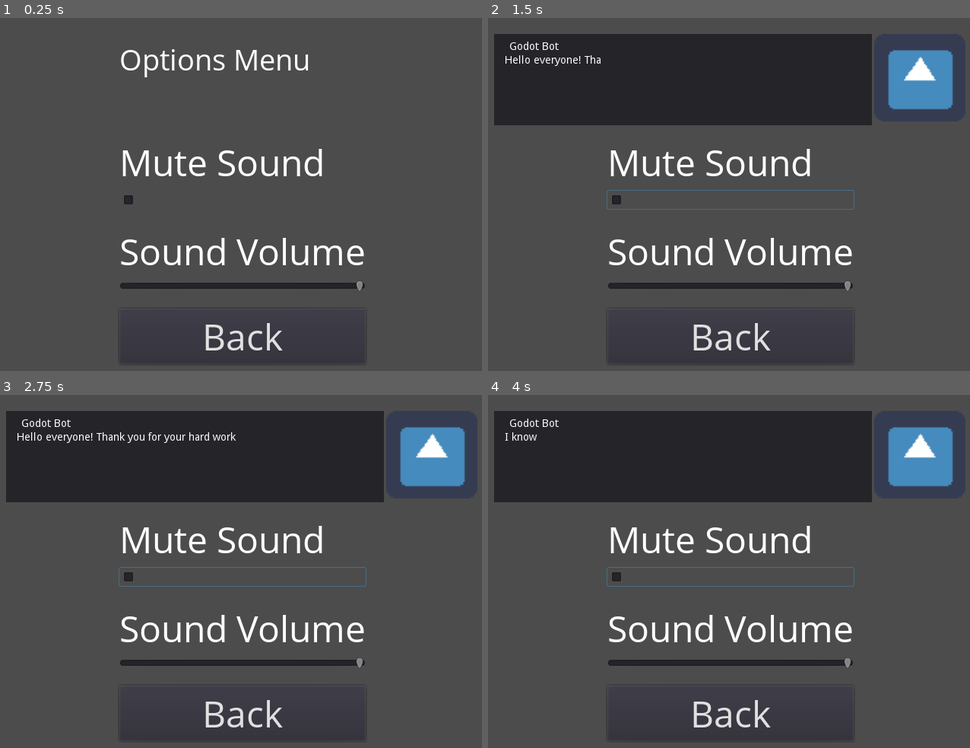
Above: before the commit, frames 1-4 (two rows, left to right).
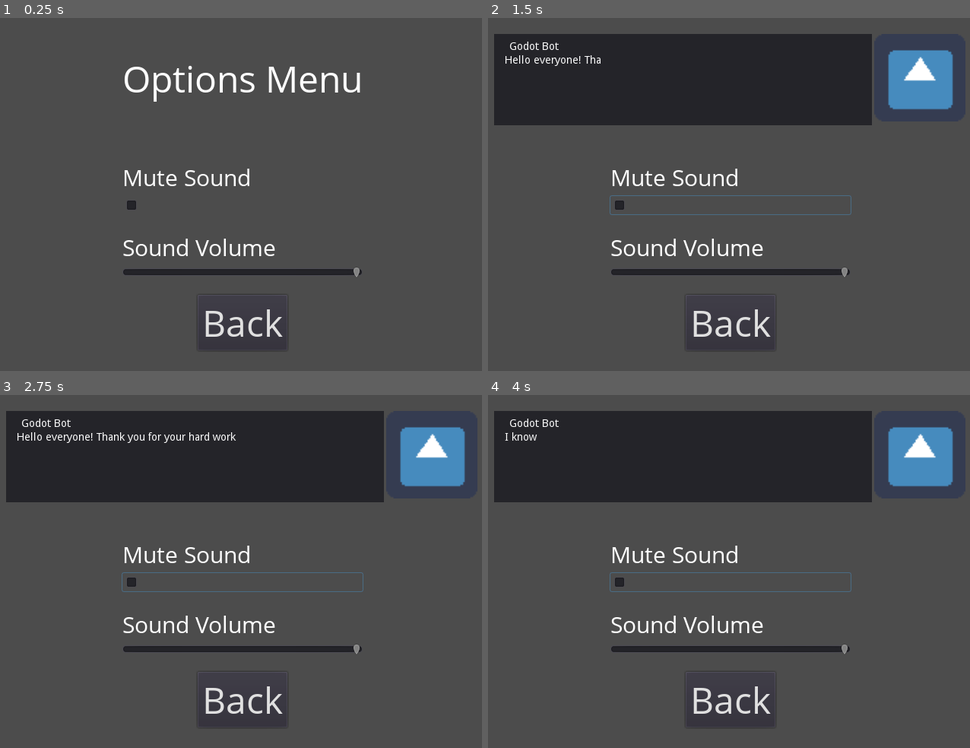
Above: after the commit, the same moments.

Repository: bkuon/Reverie
Game: Godot game, scene res://game/Options.tscn
Two runs of this game, one before a commit and one after it. Both use one fixed random seed, a clock stepped at 60 frames per second and the inputs below. This scene is started directly instead of the project's main scene. The engine's default icon, where the game draws it, is replaced by a stand-in: a white triangle on a blue panel in a dark square.
Inputs (mouse positions are in pixels of both pictures, inside the frame that each line leads up to; where the layout moved, square brackets give the same spot in the first picture):
- Up to frame 1 (0.25 s): no input
- Up to frame 2 (1.5 s): click (729, 205) [729, 201] at 0.5 s; tap Enter at 1.25 s; hold Right (ui_right) from 1.28 s (still down); tap A (enter_door) at 1.35 s
- Up to frame 3 (2.75 s): keep holding Right (ui_right); tap Up (ui_up) at 1.52, 2.27 s; tap Space at 2 s; tap Z (interact) at 2.1 s
- Up to frame 4 (4 s): tap Enter at 2.75 s; release Right (ui_right) at 2.78 s; hold Left (ui_left) 2.78-3.53 s; tap A (enter_door) at 2.85 s; tap Space at 3.5 s; hold Right (ui_right) from 3.53 s (still down); tap Z (interact) at 3.6 s; tap Up (ui_up) at 3.77 s

The runs differ from the first frame. In frame 1, 7.2% of the frame differs, in the area x 24-76%, y 8-98%; in frame 2, 5.7%; in frame 3, 5.7%; in frame 4, 5.7%.

Commit message:
Fixed bugs from merging.

Diff:
--- /dev/null
+++ b/fonts/opensans_30.tres
@@ -0,0 +1,7 @@
+[gd_resource type="DynamicFont" load_steps=2 format=2]
+
+[ext_resource path="res://fonts/OpenSans-Regular.ttf" type="DynamicFontData" id=1]
+
+[resource]
+size = 30
+font_data = ExtResource( 1 )
--- a/game/ExitGame.tscn
+++ b/game/ExitGame.tscn
@@ -13,28 +13,33 @@
 anchor_bottom = 1.0
 
 [node name="HBoxContainer" type="HBoxContainer" parent="CenterContainer"]
-margin_left = 65.0
-margin_top = 219.0
-margin_right = 575.0
-margin_bottom = 261.0
+margin_left = 158.0
+margin_top = 206.0
+margin_right = 482.0
+margin_bottom = 273.0
+
+[node name="Label2" type="Label" parent="CenterContainer/HBoxContainer"]
+margin_top = 26.0
+margin_bottom = 40.0
 
 [node name="Label" type="Label" parent="CenterContainer/HBoxContainer"]
-margin_right = 438.0
-margin_bottom = 42.0
+margin_left = 4.0
+margin_right = 252.0
+margin_bottom = 67.0
 custom_fonts/font = ExtResource( 1 )
-text = "Are you sure you want to Quit? "
+text = "Exit Game?"
 
 [node name="Button" type="Button" parent="CenterContainer/HBoxContainer"]
-margin_left = 442.0
-margin_right = 476.0
-margin_bottom = 42.0
+margin_left = 256.0
+margin_right = 290.0
+margin_bottom = 67.0
 text = "Yes"
 script = ExtResource( 2 )
 
 [node name="Button2" type="Button" parent="CenterContainer/HBoxContainer"]
-margin_left = 480.0
-margin_right = 510.0
-margin_bottom = 42.0
+margin_left = 294.0
+margin_right = 324.0
+margin_bottom = 67.0
 text = "No"
 script = ExtResource( 3 )
 [connection signal="pressed" from="CenterContainer/HBoxContainer/Button" to="CenterContainer/HBoxContainer/Button" method="_on_Button_pressed"]
--- a/game/Options.tscn
+++ b/game/Options.tscn
@@ -1,12 +1,8 @@
-[gd_scene load_steps=5 format=2]
+[gd_scene load_steps=4 format=2]
 
 [ext_resource path="res://game/NewGame.tscn" type="PackedScene" id=1]
-[ext_resource path="res://fonts/OpenSans-Regular.ttf" type="DynamicFontData" id=2]
-[ext_resource path="res://fonts/opensans_48.tres" type="DynamicFont" id=3]
-
-[sub_resource type="DynamicFont" id=1]
-size = 38
-font_data = ExtResource( 2 )
+[ext_resource path="res://fonts/opensans_48.tres" type="DynamicFont" id=2]
+[ext_resource path="res://fonts/opensans_30.tres" type="DynamicFont" id=3]
 
 [node name="Options" instance=ExtResource( 1 )]
 
@@ -16,60 +12,62 @@
 margin_bottom = 3.0
 
 [node name="VBoxContainer" parent="CenterContainer" index="0"]
-margin_left = 194.0
-margin_top = 76.0
-margin_right = 445.0
-margin_bottom = 403.0
+margin_left = 161.0
+margin_top = 44.0
+margin_right = 477.0
+margin_bottom = 435.0
 
-[node name="Options Menu" type="Label" parent="CenterContainer/VBoxContainer" index="0"]
-margin_right = 251.0
-margin_bottom = 53.0
-custom_fonts/font = SubResource( 1 )
+[node name="Label2" type="Label" parent="CenterContainer/VBoxContainer" index="0"]
+margin_right = 316.0
+margin_bottom = 67.0
+custom_fonts/font = ExtResource( 2 )
 text = "Options Menu"
 
 [node name="Label" parent="CenterContainer/VBoxContainer" index="1"]
-margin_top = 57.0
-margin_right = 251.0
-margin_bottom = 99.0
+margin_top = 71.0
+margin_right = 316.0
+margin_bottom = 138.0
 text = ""
 
 [node name="Mute Sound" type="Label" parent="CenterContainer/VBoxContainer" index="2"]
-margin_top = 103.0
-margin_right = 251.0
-margin_bottom = 145.0
+margin_top = 142.0
+margin_right = 316.0
+margin_bottom = 184.0
 custom_fonts/font = ExtResource( 3 )
 text = "Mute Sound "
 
 [node name="CheckBox" type="CheckBox" parent="CenterContainer/VBoxContainer" index="3"]
-margin_top = 149.0
-margin_right = 251.0
-margin_bottom = 173.0
+margin_top = 188.0
+margin_right = 316.0
+margin_bottom = 212.0
 
 [node name="<<Space>>" type="Label" parent="CenterContainer/VBoxContainer" index="4"]
-margin_top = 177.0
-margin_right = 251.0
-margin_bottom = 191.0
+margin_top = 216.0
+margin_right = 316.0
+margin_bottom = 230.0
 
 [node name="Sound Volume" type="Label" parent="CenterContainer/VBoxContainer" index="5"]
-margin_top = 195.0
-margin_right = 251.0
-margin_bottom = 237.0
+margin_top = 234.0
+margin_right = 316.0
+margin_bottom = 276.0
 custom_fonts/font = ExtResource( 3 )
 text = "Sound Volume"
 
 [node name="HSlider" type="HSlider" parent="CenterContainer/VBoxContainer" index="6"]
-margin_top = 241.0
-margin_right = 251.0
-margin_bottom = 257.0
+margin_top = 280.0
+margin_right = 316.0
+margin_bottom = 296.0
 min_value = -24.0
 max_value = 0.0
 
 [node name="<<Space>>2" type="Label" parent="CenterContainer/VBoxContainer" index="7"]
-margin_top = 261.0
-margin_right = 251.0
-margin_bottom = 275.0
+margin_top = 300.0
+margin_right = 316.0
+margin_bottom = 314.0
 
 [node name="Button" parent="CenterContainer/VBoxContainer" index="8"]
-margin_top = 279.0
-margin_right = 251.0
-margin_bottom = 327.0
+margin_left = 99.0
+margin_top = 318.0
+margin_right = 217.0
+margin_bottom = 391.0
+size_flags_horizontal = 6
